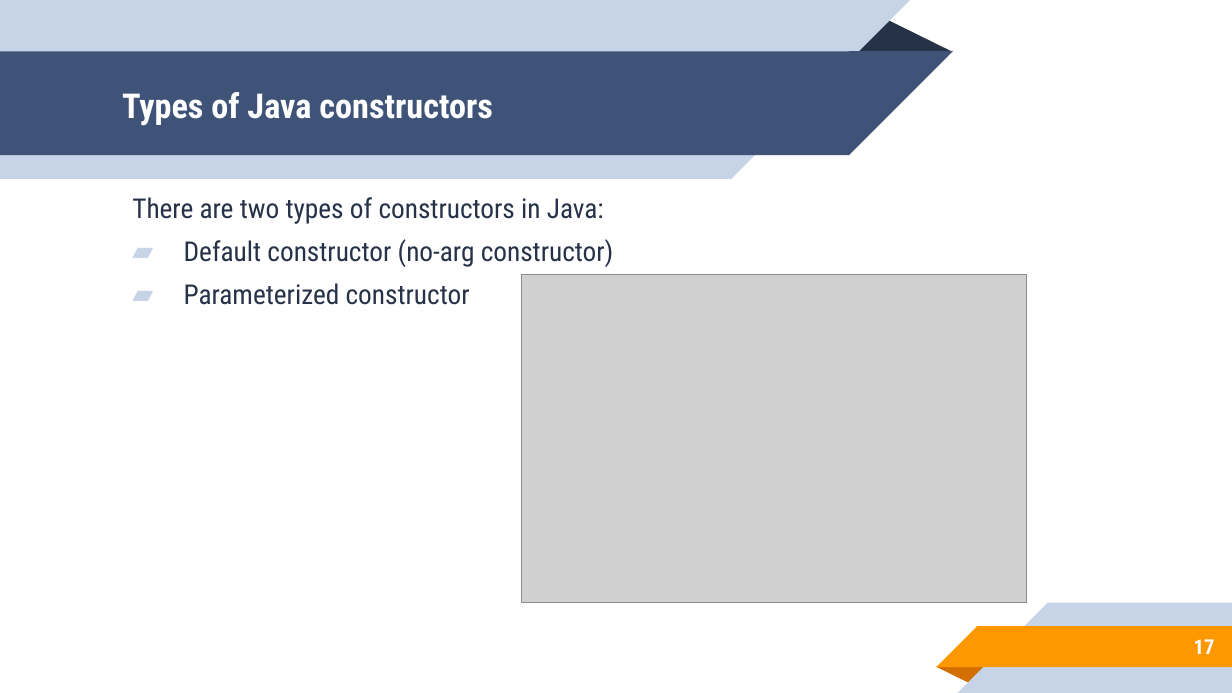
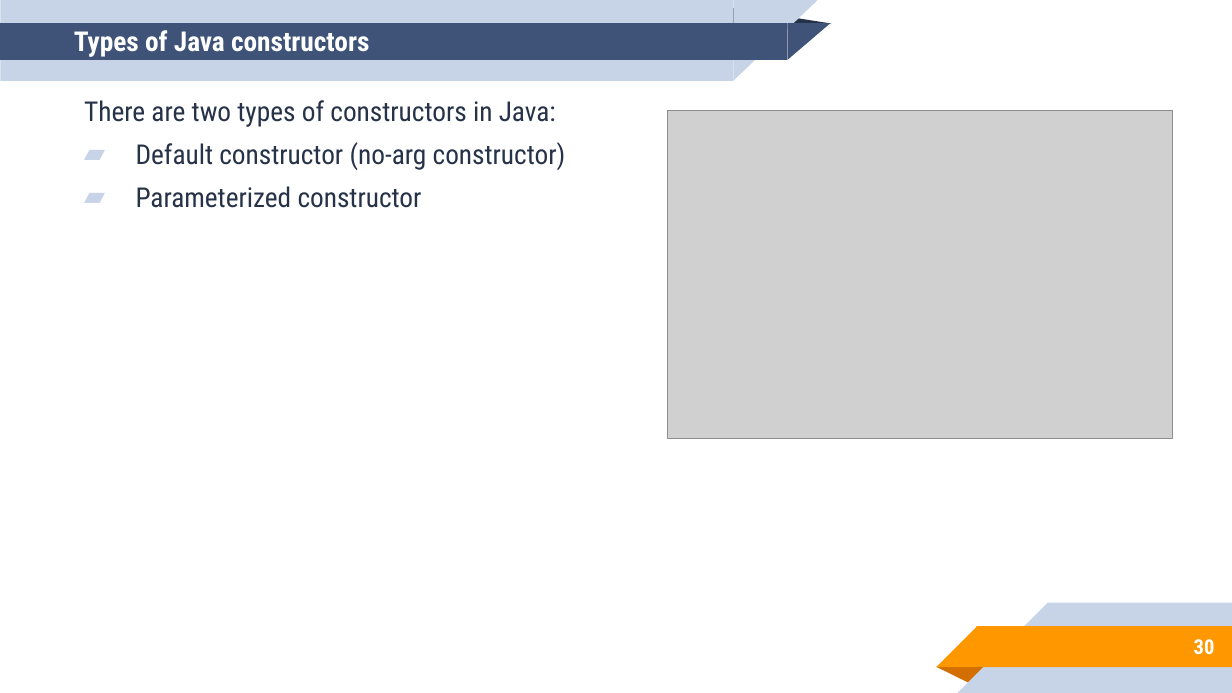
Before and after one commit to aronipurwanto/materi-xa, a slide deck: slide 30 of java/java-logic/Slide-Java-Logic-05.pptx (slide 17 before the commit). Drawn at 1232x693 pixels with LibreOffice and Linux fonts; fonts in the diff are those of the drawing; grey boxes stand for pictures. Boxes give left, top, right and bottom in pixels: in the first picture for what was removed or moved away, otherwise in the second. Text is boxed around its words. In the diff, an @@ line names an element or a change of style, - is before the commit and + after.

```diff
--- a/java/java-logic/Slide-Java-Logic-05.pptx
+++ b/java/java-logic/Slide-Java-Logic-05.pptx
@@ rectangle: place and size @@
-rectangle at (0, 0, 732, 179)
+rectangle at (0, 0, 733, 81)
@@ rectangle: place and size @@
-rectangle at (0, 52, 849, 155)
+rectangle at (0, 23, 788, 60)
@@ title "Types of Java constructors": place and size @@
-title "Types of Java constructors" at (122, 92, 493, 126)
+title "Types of Java constructors" at (74, 30, 369, 57)
@@ title "Types of Java constructors" at (74, 30, 369, 57): size 20 to 16 pt @@
@@ triangle: place and size @@
-triangle at (848, 17, 952, 52)
+triangle at (683, 7, 832, 23)
@@ right triangle: place and size @@
-right triangle at (732, 0, 910, 179)
+right triangle at (733, 0, 818, 81)
@@ right triangle: place and size @@
-right triangle at (849, 52, 952, 155)
+right triangle at (787, 23, 830, 60)
@@ text "There are two types of ...": place and size @@
-text "There are two types of ..." at (132, 197, 614, 305)
+text "There are two types of ..." at (84, 100, 566, 208)
@@ picture: place and size @@
-picture at (522, 275, 1027, 602)
+picture at (668, 111, 1173, 439)
@@ page number at (1194, 639, 1215, 655): text changed @@
-17
+30
```
Also in this commit, not shown: 11 other slides changed, 13 slides added, 12 other files.
